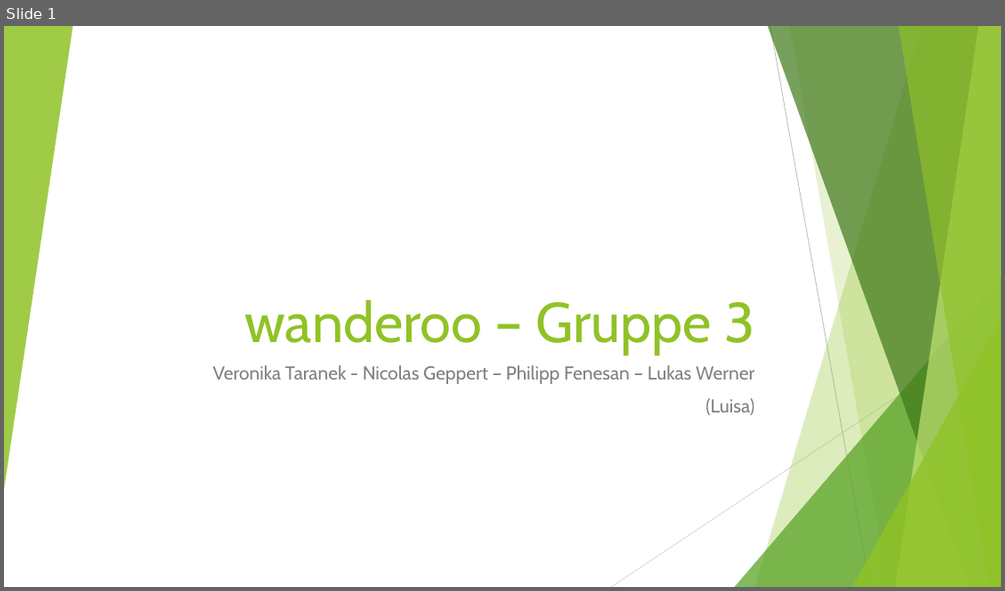
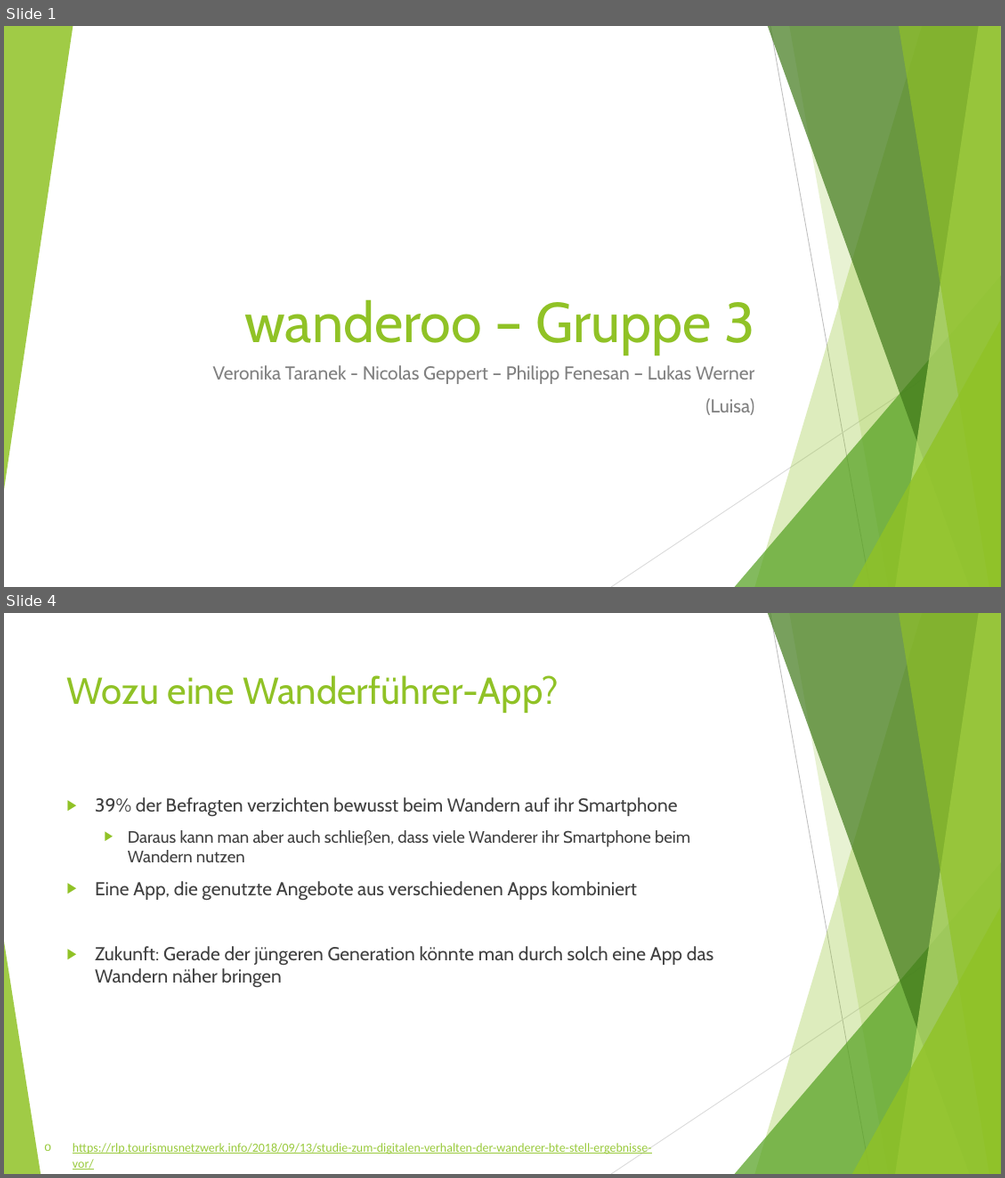
Before and after one commit to NicoGep/Programming_Project, a slide deck: presentation/wanderoo – Gruppe 3.pptx. Shown one above the other, each under a label of ours: slide 1 before the commit, slides 1 and 4 after it; the slides between them are not shown. The pictures are 1005x591 and 1005x1178 pixels, drawn with LibreOffice and Linux fonts; fonts in the diff are those of the drawing. Boxes give left, top, right and bottom in pixels: in the first picture for what was removed or moved away, otherwise in the second. Text is boxed around its words. In the diff, an @@ line names an element or a change of style, - is before the commit and + after.

```diff
--- a/presentation/wanderoo – Gruppe 3.pptx
+++ b/presentation/wanderoo – Gruppe 3.pptx
@@ slide 4 added at [4, 613, 1001, 1174], background #FFFFFF; not listed: 9 template elements that a slide beside it also shows @@
@@ title added at [67, 675, 558, 713], 36 pt, text #90C226 @@
+Wozu eine Wanderführer-App?
@@ text added at [95, 797, 713, 988], 18 pt, text #404040 @@
+▶ 39% der Befragten verzichten bewusst beim Wandern auf ihr Smartphone
+  ▶ Daraus kann man aber auch schließen, dass viele Wanderer ihr Smartphone beim Wandern nutzen
+▶ Eine App, die genutzte Angebote aus verschiedenen Apps kombiniert
+▶ Zukunft: Gerade der jüngeren Generation könnte man durch solch eine App das Wandern näher bringen
@@ triangle added at [4, 941, 40, 1174], fill #90C226 at 85% opacity @@
@@ text added at [73, 1143, 652, 1169], 12 pt, text #99CA3C, underline @@
+o https://rlp.tourismusnetzwerk.info/2018/09/13/studie-zum-digitalen-verhalten-der-wanderer-bte-stell-ergebnisse-vor/
```
Also in this commit, not shown: 1 slide changed, 4 other slides added, 1 slide removed, 2 other files.
